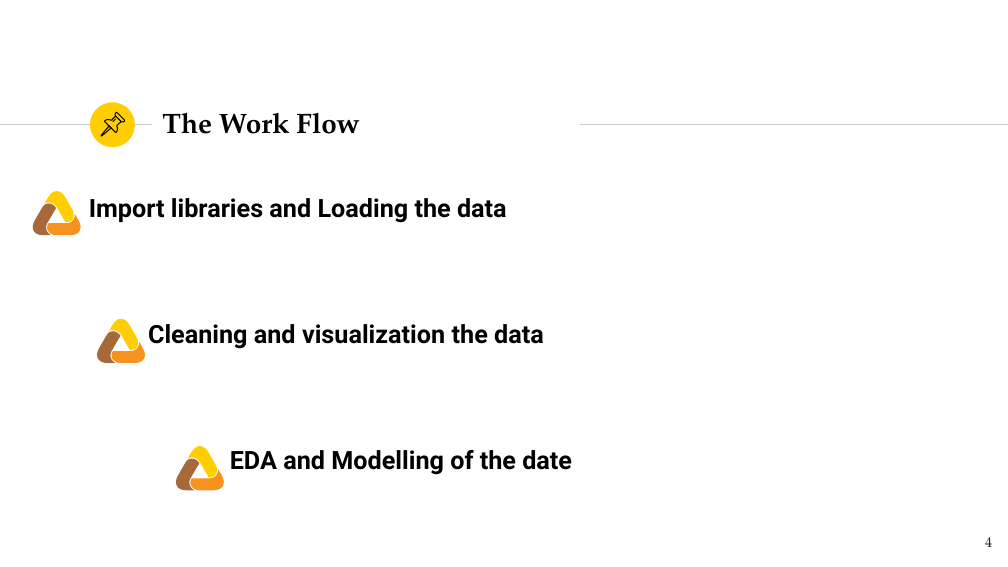
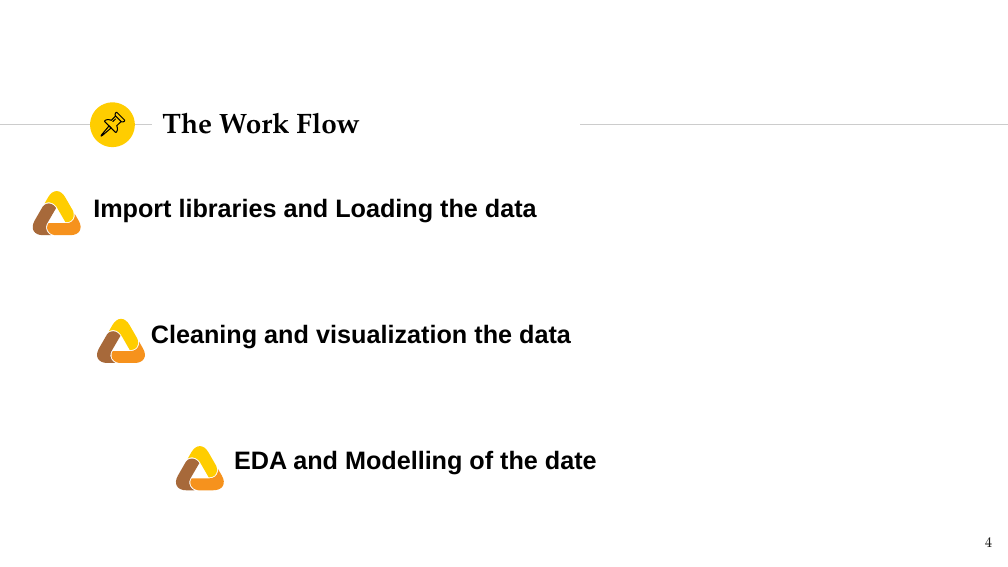
Before and after one commit to Meshari16/project, a slide deck: slide 4 of mainproject.pptx. Drawn at 1008x567 pixels with LibreOffice and Linux fonts; fonts in the diff are those of the drawing. Boxes give left, top, right and bottom in pixels: in the first picture for what was removed or moved away, otherwise in the second. Text is boxed around its words. In the diff, an @@ line names an element or a change of style, - is before the commit and + after.

```diff
--- a/mainproject.pptx
+++ b/mainproject.pptx
@@ font Roboto to Arial in 3 elements at (93, 198, 537, 222), (151, 324, 571, 348), (234, 450, 597, 474) @@
```
Also in this commit, not shown: 7 other slides changed.
